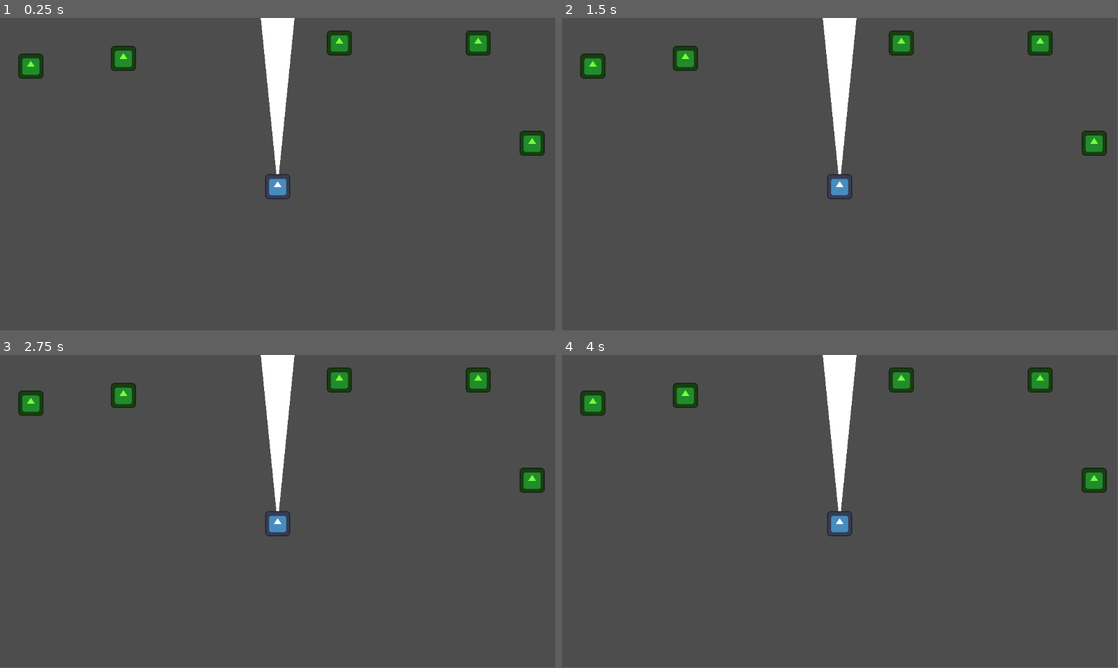
Above: before the commit, frames 1-4 (two rows, left to right).
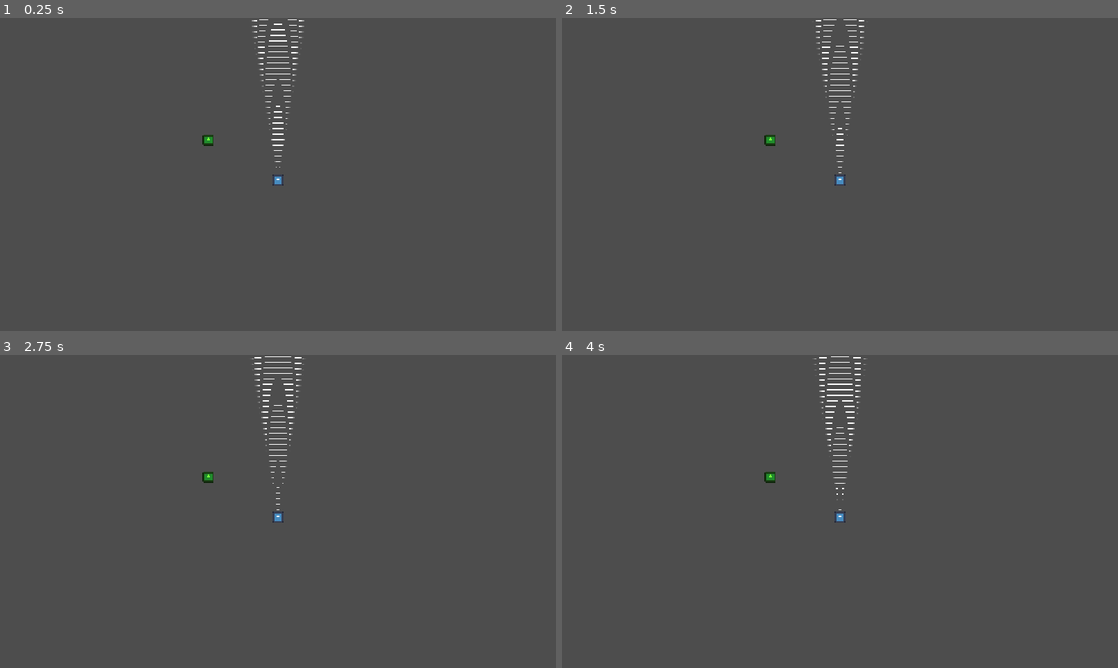
Above: after the commit, the same moments.

Repository: PedroMarangon/Ludum-Dare-59_TV-Signal-Game
Game: Godot game, scene res://scenes/game.tscn
The game is run twice, just before and just after one commit, with the same random seed, the same clock (stepped at 60 frames per second) and the same inputs. Before the commit the project starts from res://game.tscn. The engine's default icon, where the game draws it, is replaced by a stand-in: a white triangle on a blue panel in a dark square.
Inputs (mouse positions are in pixels of both pictures, inside the frame that each line leads up to):
- Up to frame 1 (0.25 s): no input
- Up to frame 2 (1.5 s): move the mouse to (840, 187) at 0.52 s; hold Right (ui_right) 0.53-1.28 s; click (840, 187) at 0.67 s; tap Enter at 1.25 s; move the mouse to (728, 190) at 1.27 s; hold Down (ui_down) from 1.28 s (still down); click (728, 190) at 1.42 s
- Up to frame 3 (2.75 s): move the mouse to (333, 442) at 2.02 s; release Down (ui_down) at 2.03 s; hold Right (ui_right) from 2.03 s (still down); click (333, 442) at 2.17 s
- Up to frame 4 (4 s): move the mouse to (812, 574) at 2.77 s; release Right (ui_right) at 2.78 s; hold Up (ui_up) 2.78-3.53 s; click (812, 574) at 2.92 s; move the mouse to (1006, 558) at 3.52 s; hold Left (ui_left) from 3.53 s (still down); click (1006, 558) at 3.67 s
In our replay, the window is 799x449 before the commit and 800x450 after it. These sizes can differ from the game's own. Grey fills any space a smaller window leaves; there, only what the larger window draws over its background counts as a difference.

The runs differ from the first frame. In frame 1, 3.7% of the frame differs, in the area x 3-98%, y 0-58%; in frame 2, 3.7%; in frame 3, 3.7%; in frame 4, 3.7%.

Commit message:
Added shader for TV antenna, deleted unused scripts, moved files to correct folders

Diff:
--- a/character_body_2d.gd
+++ /dev/null
@@ -1,14 +0,0 @@
-extends CharacterBody2D
-
-
-const SPEED = 50.0
-
-
-func _physics_process(_delta):
-	var direction = Input.get_vector("ui_left", "ui_right", "ui_up", "ui_down")
-	if direction:
-		velocity = direction.normalized() * SPEED
-	else:
-		velocity = velocity.move_toward(Vector2.ZERO, SPEED)
-
-	move_and_slide()
--- a/game.tscn
+++ /dev/null
@@ -1,178 +0,0 @@
-[gd_scene format=3 uid="uid://blb8kba4uy581"]
-
-[ext_resource type="PackedScene" uid="uid://t24aig2usx7l" path="res://player.tscn" id="1_80nbo"]
-[ext_resource type="Texture2D" uid="uid://diy6lxlnbux18" path="res://icon.svg" id="2_e2o6t"]
-[ext_resource type="Script" uid="uid://cl0ra1pwkpyto" path="res://interest.gd" id="3_feb5d"]
-
-[sub_resource type="GDScript" id="GDScript_80nbo"]
-resource_name = "clicking_test"
-script/source = "extends Node2D
-
-@export var angle :float = 45
-@export var speed :float = 50.0
-
-@onready var sprite_2d: Sprite2D = $Sprite2D
-
-var is_holding:bool = false
-
-func _input(event: InputEvent) -> void:
-	if event is InputEventMouseButton:
-		var mouse = event as InputEventMouseButton
-		if mouse.is_released() and mouse.button_index == MOUSE_BUTTON_LEFT and is_holding:
-			print(\"Stopped holding\")
-			is_holding = false
-
-
-func _on_area_2d_input_event(_viewport: Node, event: InputEvent, _shape_idx: int) -> void:
-	if event is InputEventMouseButton:
-		var mouse = event as InputEventMouseButton
-		if mouse.pressed and mouse.button_index == MOUSE_BUTTON_LEFT:
-			print(\"holding on sprite\")
-			is_holding = true
-
-func _process(delta: float) -> void:
-	if not is_holding:
-		return
-	var mouse_x :float = get_global_mouse_position().x
-	var my_x :float = global_position.x
-
-
-	rotation_degrees = move_toward(rotation_degrees, clampf(mouse_x - my_x, -angle, angle), delta * speed)
-
-
-
-
-func _on_tv_signal_area_entered(area: Area2D) -> void:
-	if area is Interest:
-			var interest = area as Interest
-			print(interest.interest_name, \" ENTER\")
-
-
-func _on_tv_signal_area_exited(area: Area2D) -> void:
-	if area is Interest:
-			var interest = area as Interest
-			print(interest.interest_name, \" EXIT\")
-"
-
-[sub_resource type="RectangleShape2D" id="RectangleShape2D_e2o6t"]
-size = Vector2(128, 128)
-
-[node name="Node2D" type="Node2D" unique_id=867534550]
-
-[node name="CharacterBody2D" parent="." unique_id=1177946813 instance=ExtResource("1_80nbo")]
-visible = false
-
-[node name="Camera2D" type="Camera2D" parent="." unique_id=1101897568]
-zoom = Vector2(2, 2)
-
-[node name="Node2D" type="Node2D" parent="." unique_id=2095445208]
-position = Vector2(0, 13)
-scale = Vector2(0.2, 0.2)
-script = SubResource("GDScript_80nbo")
-speed = 100.0
-
-[node name="Sprite2D" type="Sprite2D" parent="Node2D" unique_id=675396595]
-texture = ExtResource("2_e2o6t")
-
-[node name="Area2D" type="Area2D" parent="Node2D/Sprite2D" unique_id=278947619]
-collision_layer = 2
-collision_mask = 2
-
-[node name="CollisionShape2D" type="CollisionShape2D" parent="Node2D/Sprite2D/Area2D" unique_id=1571633492]
-shape = SubResource("RectangleShape2D_e2o6t")
-
-[node name="Polygon2D" type="Polygon2D" parent="Node2D" unique_id=1902947574]
-z_index = -1
-scale = Vector2(3, 3)
-polygon = PackedVector2Array(0, 0, -100, -1000, 100, -1000)
-
-[node name="Area2D" type="Area2D" parent="Node2D/Polygon2D" unique_id=753935610]
-collision_layer = 2
-collision_mask = 2
-
-[node name="CollisionPolygon2D" type="CollisionPolygon2D" parent="Node2D/Polygon2D/Area2D" unique_id=621512299]
-polygon = PackedVector2Array(0, 0, -100, -1000, 100, -1000)
-
-[node name="Interest" type="Area2D" parent="." unique_id=307768691]
-position = Vector2(-160, -120)
-scale = Vector2(0.19999999, 0.19999999)
-collision_layer = 2
-collision_mask = 2
-script = ExtResource("3_feb5d")
-interest_name = "Movies"
-
-[node name="Sprite2D" type="Sprite2D" parent="Interest" unique_id=1287508169]
-modulate = Color(0.46099997, 1, 0.23000002, 1)
-scale = Vector2(1.0000001, 1.0000001)
-texture = ExtResource("2_e2o6t")
-
-[node name="CollisionShape2D" type="CollisionShape2D" parent="Interest" unique_id=1651405587]
-shape = SubResource("RectangleShape2D_e2o6t")
-
-[node name="Interest2" type="Area2D" parent="." unique_id=2091152630]
-position = Vector2(208, -136)
-scale = Vector2(0.19999999, 0.19999999)
-collision_layer = 2
-collision_mask = 2
-script = ExtResource("3_feb5d")
-interest_name = "Cartoons"
-
-[node name="Sprite2D" type="Sprite2D" parent="Interest2" unique_id=2039231548]
-modulate = Color(0.46099997, 1, 0.23000002, 1)
-scale = Vector2(1.0000001, 1.0000001)
-texture = ExtResource("2_e2o6t")
-
-[node name="CollisionShape2D" type="CollisionShape2D" parent="Interest2" unique_id=94005417]
-shape = SubResource("RectangleShape2D_e2o6t")
-
-[node name="Interest3" type="Area2D" parent="." unique_id=2079571451]
-position = Vector2(64.000015, -136)
-scale = Vector2(0.19999999, 0.19999999)
-collision_layer = 2
-collision_mask = 2
-script = ExtResource("3_feb5d")
-interest_name = "Cooking"
-
-[node name="Sprite2D" type="Sprite2D" parent="Interest3" unique_id=1885469739]
-modulate = Color(0.46099997, 1, 0.23000002, 1)
-scale = Vector2(1.0000001, 1.0000001)
-texture = ExtResource("2_e2o6t")
-
-[node name="CollisionShape2D" type="CollisionShape2D" parent="Interest3" unique_id=68168917]
-shape = SubResource("RectangleShape2D_e2o6t")
-
-[node name="Interest4" type="Area2D" parent="." unique_id=656938614]
-position = Vector2(264, -32)
-scale = Vector2(0.19999999, 0.19999999)
-collision_layer = 2
-collision_mask = 2
-script = ExtResource("3_feb5d")
-interest_name = "Sports"
-
-[node name="Sprite2D" type="Sprite2D" parent="Interest4" unique_id=595740388]
-modulate = Color(0.46099997, 1, 0.23000002, 1)
-scale = Vector2(1.0000001, 1.0000001)
-texture = ExtResource("2_e2o6t")
-
-[node name="CollisionShape2D" type="CollisionShape2D" parent="Interest4" unique_id=2125805682]
-shape = SubResource("RectangleShape2D_e2o6t")
-
-[node name="Interest5" type="Area2D" parent="." unique_id=339630234]
-position = Vector2(-256, -112)
-scale = Vector2(0.19999999, 0.19999999)
-collision_layer = 2
-collision_mask = 2
-script = ExtResource("3_feb5d")
-interest_name = "Drama"
-
-[node name="Sprite2D" type="Sprite2D" parent="Interest5" unique_id=587960030]
-modulate = Color(0.46099997, 1, 0.23000002, 1)
-scale = Vector2(1.0000001, 1.0000001)
-texture = ExtResource("2_e2o6t")
-
-[node name="CollisionShape2D" type="CollisionShape2D" parent="Interest5" unique_id=290692257]
-shape = SubResource("RectangleShape2D_e2o6t")
-
-[connection signal="input_event" from="Node2D/Sprite2D/Area2D" to="Node2D" method="_on_area_2d_input_event"]
-[connection signal="area_entered" from="Node2D/Polygon2D/Area2D" to="Node2D" method="_on_tv_signal_area_entered"]
-[connection signal="area_exited" from="Node2D/Polygon2D/Area2D" to="Node2D" method="_on_tv_signal_area_exited"]
--- a/player.tscn
+++ /dev/null
@@ -1,16 +0,0 @@
-[gd_scene format=3 uid="uid://t24aig2usx7l"]
-
-[ext_resource type="Script" uid="uid://bvor7rk8x0h4m" path="res://character_body_2d.gd" id="1_onrkg"]
-[ext_resource type="Texture2D" uid="uid://diy6lxlnbux18" path="res://icon.svg" id="2_i3pqv"]
-
-[sub_resource type="RectangleShape2D" id="RectangleShape2D_hqtel"]
-
-[node name="CharacterBody2D" type="CharacterBody2D" unique_id=1177946813]
-script = ExtResource("1_onrkg")
-
-[node name="Sprite2D" type="Sprite2D" parent="." unique_id=773636344]
-scale = Vector2(0.15, 0.15)
-texture = ExtResource("2_i3pqv")
-
-[node name="CollisionShape2D" type="CollisionShape2D" parent="." unique_id=358330746]
-shape = SubResource("RectangleShape2D_hqtel")
--- /dev/null
+++ b/prefabs/interest.tscn
@@ -0,0 +1,22 @@
+[gd_scene format=3 uid="uid://wo721h5vxll1"]
+
+[ext_resource type="Script" uid="uid://cl0ra1pwkpyto" path="res://scripts/interest.gd" id="1_6ry06"]
+[ext_resource type="Texture2D" uid="uid://diy6lxlnbux18" path="res://icon.svg" id="2_3l7xn"]
+
+[sub_resource type="RectangleShape2D" id="RectangleShape2D_e2o6t"]
+size = Vector2(128, 128)
+
+[node name="Interest" type="Area2D" unique_id=19260816]
+scale = Vector2(0.19999999, 0.19999999)
+collision_layer = 2
+collision_mask = 2
+script = ExtResource("1_6ry06")
+interest_name = "Movies"
+
+[node name="Sprite2D" type="Sprite2D" parent="." unique_id=54103973]
+modulate = Color(0.46099997, 1, 0.23000002, 1)
+scale = Vector2(1.0000001, 1.0000001)
+texture = ExtResource("2_3l7xn")
+
+[node name="CollisionShape2D" type="CollisionShape2D" parent="." unique_id=1793501070]
+shape = SubResource("RectangleShape2D_e2o6t")
--- /dev/null
+++ b/prefabs/tv_antenna.tscn
@@ -0,0 +1,71 @@
+[gd_scene format=3 uid="uid://dj7hrroalnam7"]
+
+[ext_resource type="Script" uid="uid://c0akcfdmi7okf" path="res://scripts/tv_antenna.gd" id="1_usm7i"]
+[ext_resource type="Texture2D" uid="uid://diy6lxlnbux18" path="res://icon.svg" id="2_ewu38"]
+[ext_resource type="Shader" uid="uid://do0up1f5a4i4i" path="res://shaders/tv_signal.gdshader" id="3_ewu38"]
+
+[sub_resource type="RectangleShape2D" id="RectangleShape2D_e2o6t"]
+size = Vector2(128, 128)
+
+[sub_resource type="ShaderMaterial" id="ShaderMaterial_ewu38"]
+shader = ExtResource("3_ewu38")
+shader_parameter/offset = Vector2(0, 0)
+shader_parameter/angle = 45.0
+shader_parameter/angle_edge = 3.0
+shader_parameter/ring_frequency = 50.0
+shader_parameter/move_speed = -10.0
+shader_parameter/smooth_edge = false
+shader_parameter/smooth_edge_angle = false
+
+[sub_resource type="ShaderMaterial" id="ShaderMaterial_aq5bu"]
+shader = ExtResource("3_ewu38")
+shader_parameter/offset = Vector2(0, -0.5)
+shader_parameter/angle = 15.0
+shader_parameter/angle_edge = 3.0
+shader_parameter/ring_frequency = 600.0
+shader_parameter/move_speed = -50.0
+shader_parameter/smooth_edge = true
+shader_parameter/smooth_edge_angle = true
+
+[node name="TV_Antenna" type="Node2D" unique_id=1073357383]
+scale = Vector2(0.2, 0.2)
+script = ExtResource("1_usm7i")
+angle = 80.0
+speed = 300.0
+
+[node name="Sprite2D" type="Sprite2D" parent="." unique_id=1846191870]
+texture = ExtResource("2_ewu38")
+
+[node name="Area2D" type="Area2D" parent="Sprite2D" unique_id=512800526]
+collision_layer = 2
+collision_mask = 2
+
+[node name="CollisionShape2D" type="CollisionShape2D" parent="Sprite2D/Area2D" unique_id=1994333442]
+shape = SubResource("RectangleShape2D_e2o6t")
+
+[node name="TV_Polygon" type="Polygon2D" parent="." unique_id=456756873]
+visible = false
+z_index = -1
+material = SubResource("ShaderMaterial_ewu38")
+scale = Vector2(3, 3)
+polygon = PackedVector2Array(0, 0, -100, -1000, 100, -1000)
+
+[node name="TV_SpriteShader" type="Sprite2D" parent="." unique_id=478369552]
+material = SubResource("ShaderMaterial_aq5bu")
+position = Vector2(0, -3020)
+scale = Vector2(47, 47)
+texture = ExtResource("2_ewu38")
+
+[node name="TV_Area2D" type="Area2D" parent="TV_SpriteShader" unique_id=98487875]
+visible = false
+position = Vector2(0, 64.25532)
+scale = Vector2(0.06382978, 0.06382978)
+collision_layer = 2
+collision_mask = 2
+
+[node name="CollisionPolygon2D" type="CollisionPolygon2D" parent="TV_SpriteShader/TV_Area2D" unique_id=444996445]
+polygon = PackedVector2Array(0, 0, -131.66667, -1000.00006, 131.66667, -1000.00006)
+
+[connection signal="input_event" from="Sprite2D/Area2D" to="." method="_on_area_2d_input_event"]
+[connection signal="area_entered" from="TV_SpriteShader/TV_Area2D" to="." method="_on_tv_signal_area_entered"]
+[connection signal="area_exited" from="TV_SpriteShader/TV_Area2D" to="." method="_on_tv_signal_area_exited"]
--- a/project.godot
+++ b/project.godot
@@ -11,9 +11,15 @@
 [application]
 
 config/name="Ludum Dare 59"
-run/main_scene="res://game.tscn"
+run/main_scene="uid://blb8kba4uy581"
 config/features=PackedStringArray("4.6", "Mobile")
 config/icon="res://icon.svg"
+
+[display]
+
+window/size/viewport_width=1280
+window/size/viewport_height=720
+window/stretch/mode="canvas_items"
 
 [physics]
 
--- /dev/null
+++ b/scenes/game.tscn
@@ -0,0 +1,14 @@
+[gd_scene format=3 uid="uid://blb8kba4uy581"]
+
+[ext_resource type="PackedScene" uid="uid://dj7hrroalnam7" path="res://prefabs/tv_antenna.tscn" id="1_yqjtg"]
+[ext_resource type="PackedScene" uid="uid://wo721h5vxll1" path="res://prefabs/interest.tscn" id="3_lnu2h"]
+
+[node name="Node2D" type="Node2D" unique_id=867534550]
+
+[node name="Camera2D" type="Camera2D" parent="." unique_id=1101897568]
+
+[node name="TV_Antenna" parent="." unique_id=1073357383 instance=ExtResource("1_yqjtg")]
+position = Vector2(0, 13)
+
+[node name="Interest" parent="." unique_id=19260816 instance=ExtResource("3_lnu2h")]
+position = Vector2(-160, -80)
--- /dev/null
+++ b/scripts/tv_antenna.gd
@@ -0,0 +1,44 @@
+class_name TV_Antenna extends Node2D
+
+@export var angle :float = 45
+@export var speed :float = 50.0
+
+@onready var sprite_2d: Sprite2D = $Sprite2D
+
+var is_holding:bool = false
+
+func _input(event: InputEvent) -> void:
+	if event is InputEventMouseButton:
+		var mouse = event as InputEventMouseButton
+		if mouse.is_released() and mouse.button_index == MOUSE_BUTTON_LEFT and is_holding:
+			print("Stopped holding")
+			is_holding = false
+
+
+func _on_area_2d_input_event(_viewport: Node, event: InputEvent, _shape_idx: int) -> void:
+	if event is InputEventMouseButton:
+		var mouse = event as InputEventMouseButton
+		if mouse.pressed and mouse.button_index == MOUSE_BUTTON_LEFT:
+			print("holding on sprite")
+			is_holding = true
+
+func _process(delta: float) -> void:
+	if not is_holding:
+		return
+	var mouse_x :float = get_global_mouse_position().x
+	var my_x :float = global_position.x
+
+
+	rotation_degrees = move_toward(rotation_degrees, clampf(mouse_x - my_x, -angle, angle), delta * speed)
+
+
+func _on_tv_signal_area_entered(area: Area2D) -> void:
+	if area is Interest:
+			var interest = area as Interest
+			print(interest.interest_name, " ENTER")
+
+
+func _on_tv_signal_area_exited(area: Area2D) -> void:
+	if area is Interest:
+			var interest = area as Interest
+			print(interest.interest_name, " EXIT")
--- /dev/null
+++ b/shaders/tv_signal.gdshader
@@ -0,0 +1,61 @@
+shader_type canvas_item;
+render_mode blend_mix;
+
+uniform vec2 offset = vec2(0,0);
+uniform float angle = 45;
+uniform float angle_edge : hint_range(0.0, 10.0, 0.1)  = 3.0;
+
+uniform float ring_frequency = 50.0;
+
+uniform float move_speed = -10.0;
+uniform bool smooth_edge = false;
+uniform bool smooth_edge_angle = false;
+
+
+varying vec4 modulate_color;
+
+
+float angle_mask(vec2 uv)
+{
+	vec2 centered_uv = uv - vec2(0.5) + offset;
+
+	float rot = radians(180.0);
+
+	mat2 rot_mat = mat2(
+		vec2(cos(rot), -sin(rot)),
+		vec2(sin(rot), -cos(rot))
+	);
+
+	vec2 dir = rot_mat * centered_uv;
+	vec2 norm_dir = normalize(dir);
+
+	vec2 forward = vec2(0.0, -1.0);
+	float my_angle = degrees(acos(dot(norm_dir, forward)));
+
+	float half_fov = angle * 0.5;
+	return smooth_edge_angle ? smoothstep(my_angle - angle_edge, my_angle, half_fov) : step(my_angle, half_fov);
+}
+
+
+void vertex() {
+	modulate_color = COLOR;
+}
+
+
+void fragment() {
+	float dist = distance(UV + offset, vec2(0.5,0.5));
+	float rings = sin(dist * ring_frequency + (TIME * move_speed));
+
+	rings = step(0.9, rings);
+	float blend_alpha = smoothstep(0.5, 0.4, dist);
+
+
+	if (dist > 0.5 || rings < 1.0){
+		COLOR.a = 0.0;
+	}
+	else if (rings > 0.0){
+		COLOR.a = (smooth_edge ? blend_alpha : 1.0) * angle_mask(UV) * modulate_color.a;
+	}
+
+	COLOR.rgb = modulate_color.rgb;
+}
Not shown, removed: character_body_2d.gd.uid
Renamed: interest.gd -> scripts/interest.gd
Renamed: interest.gd.uid -> scripts/interest.gd.uid
Not shown, added: scripts/tv_antenna.gd.uid
Not shown, added: shaders/tv_signal.gdshader.uid
